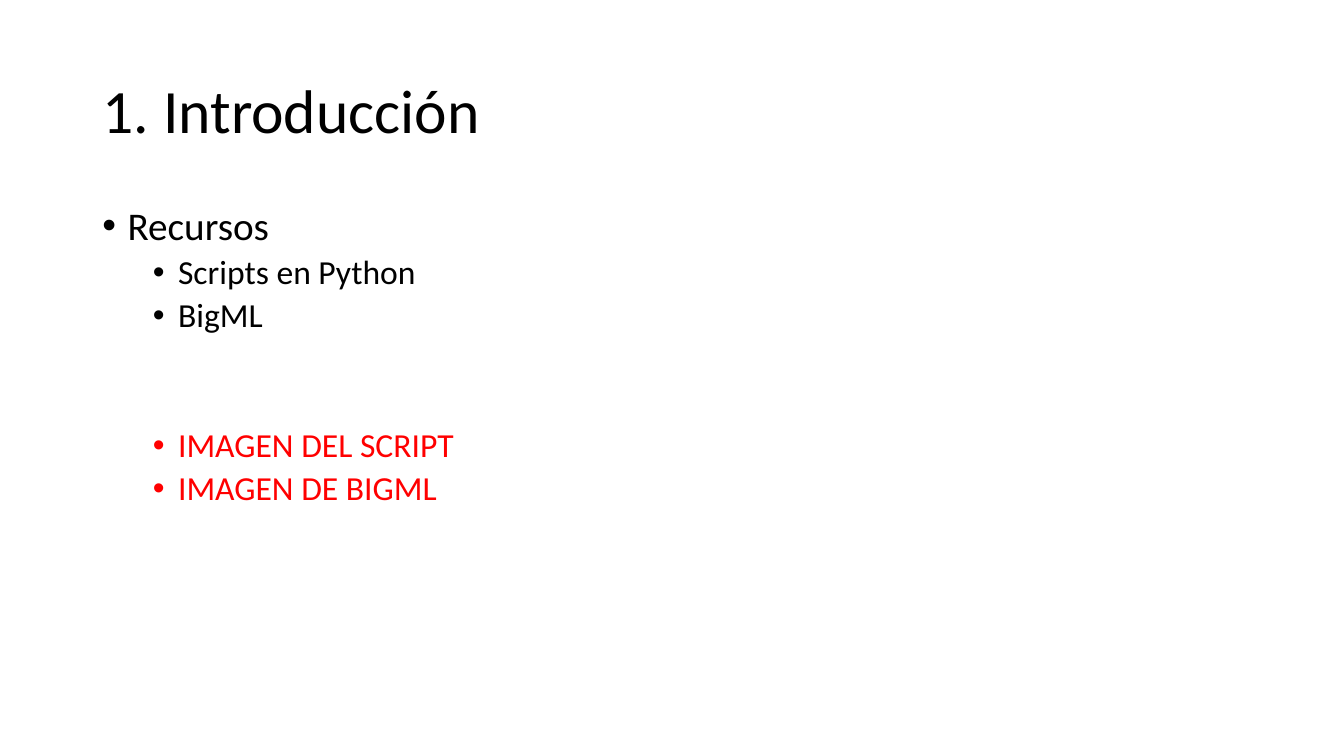
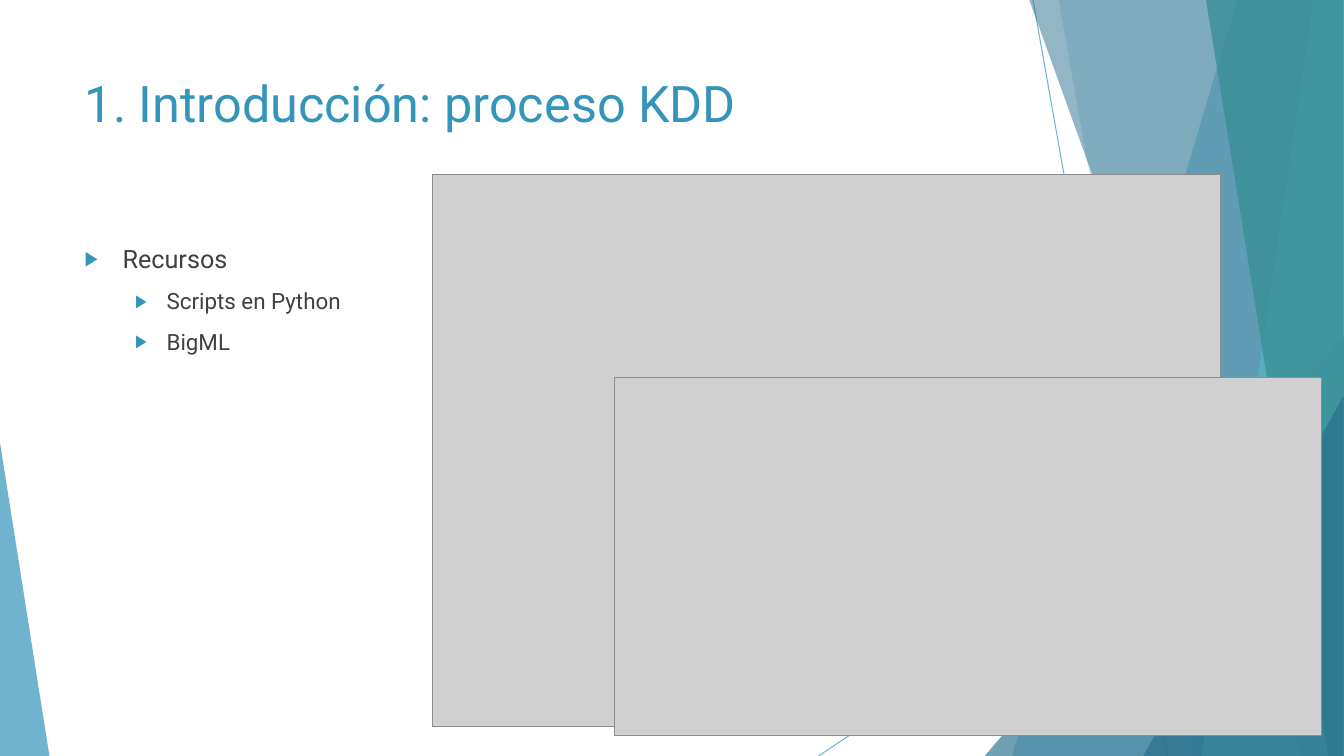
Before and after one commit to Geadalu/DataMiningHealth, a slide deck: slide 4 of Presentación DataMiningHealth.pptx. Drawn at 1344x756 pixels with LibreOffice and Linux fonts; fonts in the diff are those of the drawing; grey boxes stand for pictures. Boxes give left, top, right and bottom in pixels: in the first picture for what was removed or moved away, otherwise in the second. Text is boxed around its words. In the diff, an @@ line names an element or a change of style, - is before the commit and + after.

```diff
--- a/Presentación DataMiningHealth.pptx
+++ b/Presentación DataMiningHealth.pptx
@@ title "1. Introducción: proceso KDD" at (85, 84, 736, 133): vertical alignment middle to top @@
@@ title at (85, 84, 736, 133): text changed; size 44 to 36 pt; font Calibri to Roboto; text colour #000000 to #3494BA @@
-1. Introducción
+1. Introducción: proceso KDD
@@ picture added at (433, 174, 1222, 727) @@
@@ text "Recursos": place and size @@
-text "Recursos" at (128, 215, 454, 501)
+text "Recursos" at (123, 250, 340, 355)
@@ text "Recursos" at (123, 250, 340, 355): size 28 to 18 pt in "Recursos"; font Calibri to Roboto, text colour #000000 to #404040; size 24 to 16 pt in "Scripts en Python", "BigML"; bullet • to ▶; line spacing 0.9 to 1; more space between paragraphs @@
@@ picture added at (614, 378, 1322, 736) @@
@@ group added at (0, 0, 1344, 756): 5 freeform shapes, 3 triangles, 2 lines @@
@@ text at (178, 435, 454, 501): paragraphs removed @@
-  • IMAGEN DEL SCRIPT
-  • IMAGEN DE BIGML
```
Also in this commit, not shown: 14 other slides changed, 5 slides added, 2 other files.
